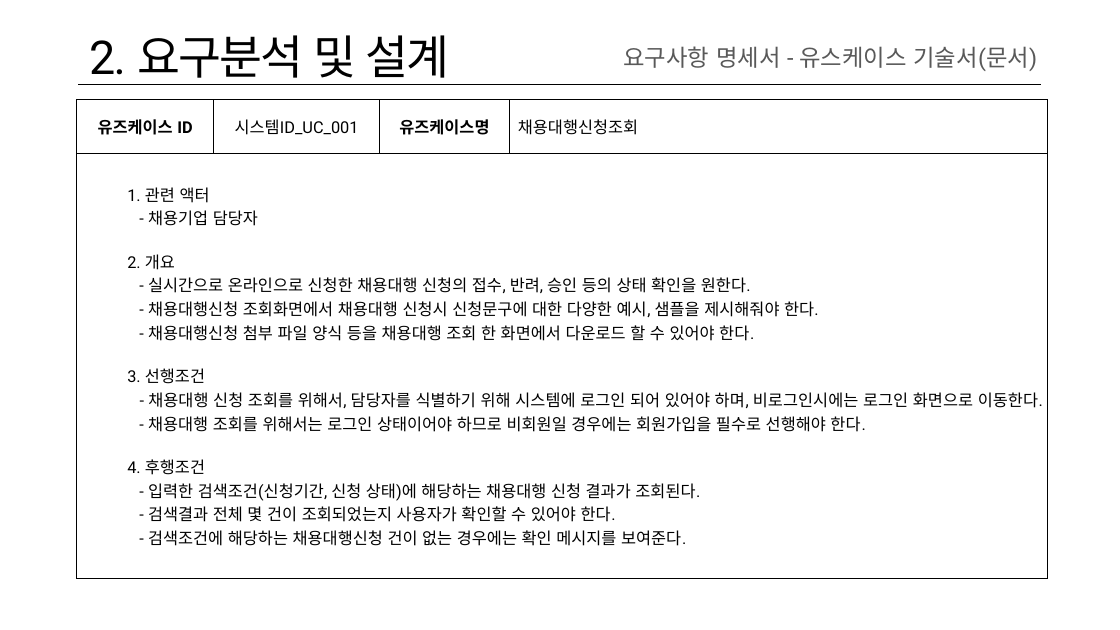
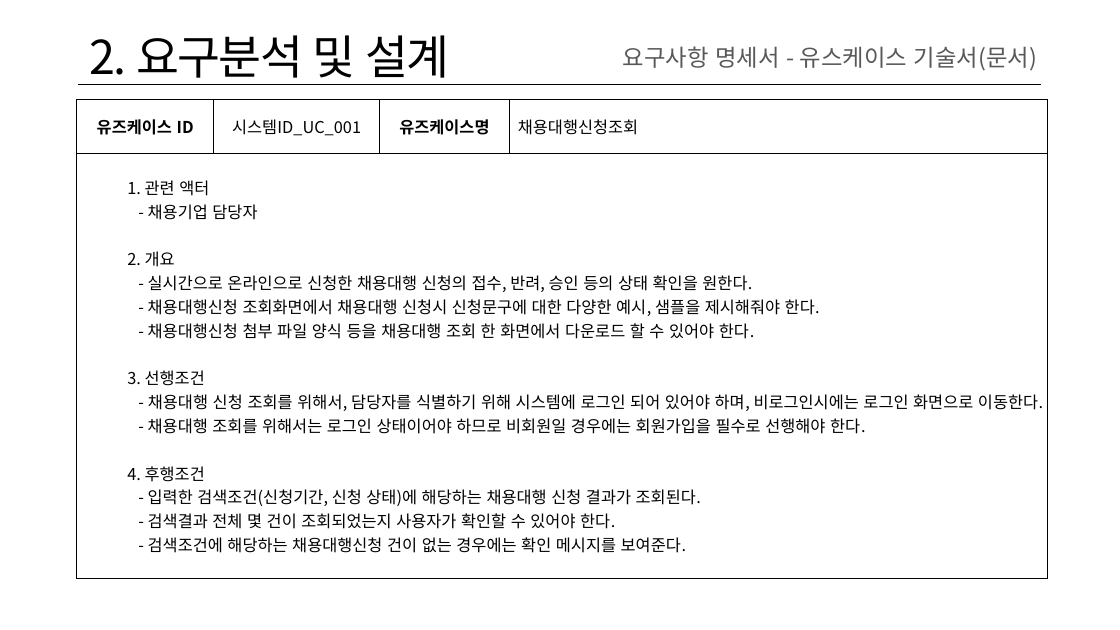
Before and after one commit to Manyaksi/Project_NewbeeSchool, a slide deck: slide 10 of document/보고서_폼.pptx (slide 11 before the commit). Drawn at 1120x630 pixels with LibreOffice and Linux fonts; fonts in the diff are those of the drawing. Boxes give left, top, right and bottom in pixels: in the first picture for what was removed or moved away, otherwise in the second. Text is boxed around its words. In the diff, an @@ line names an element or a change of style, - is before the commit and + after.

Commit message:
보고서_폼 폰트 수정 및 요구사항 정의서 개발프로그램 설치법 안내까지 -순대

```diff
--- a/document/보고서_폼.pptx
+++ b/document/보고서_폼.pptx
@@ title "2. 요구분석 및 설계" at box(89, 35, 449, 85): font Roboto to Noto Sans CJK KR @@
@@ table at box(76, 100, 1047, 579) @@
@@ font Roboto to Noto Sans CJK KR @@
```
Also in this commit, not shown: 10 other slides changed, 1 slide removed, 4 other files.
